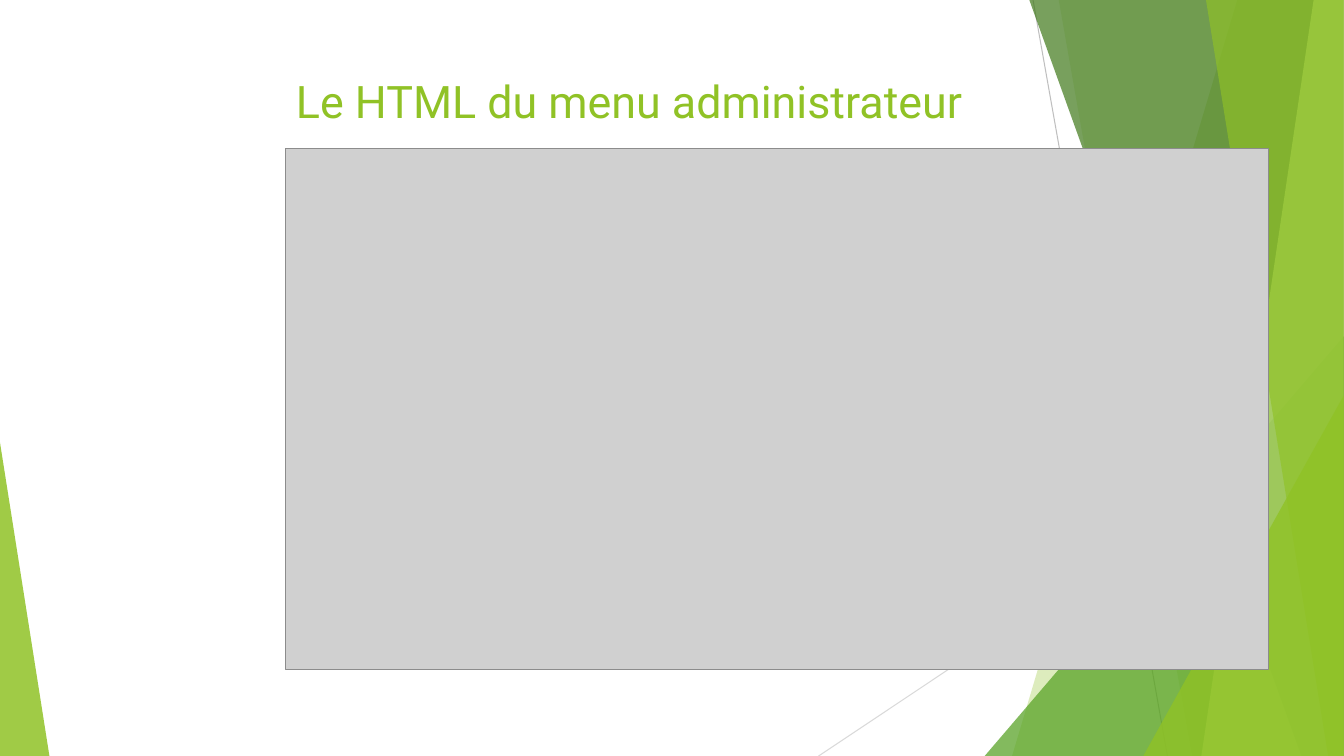
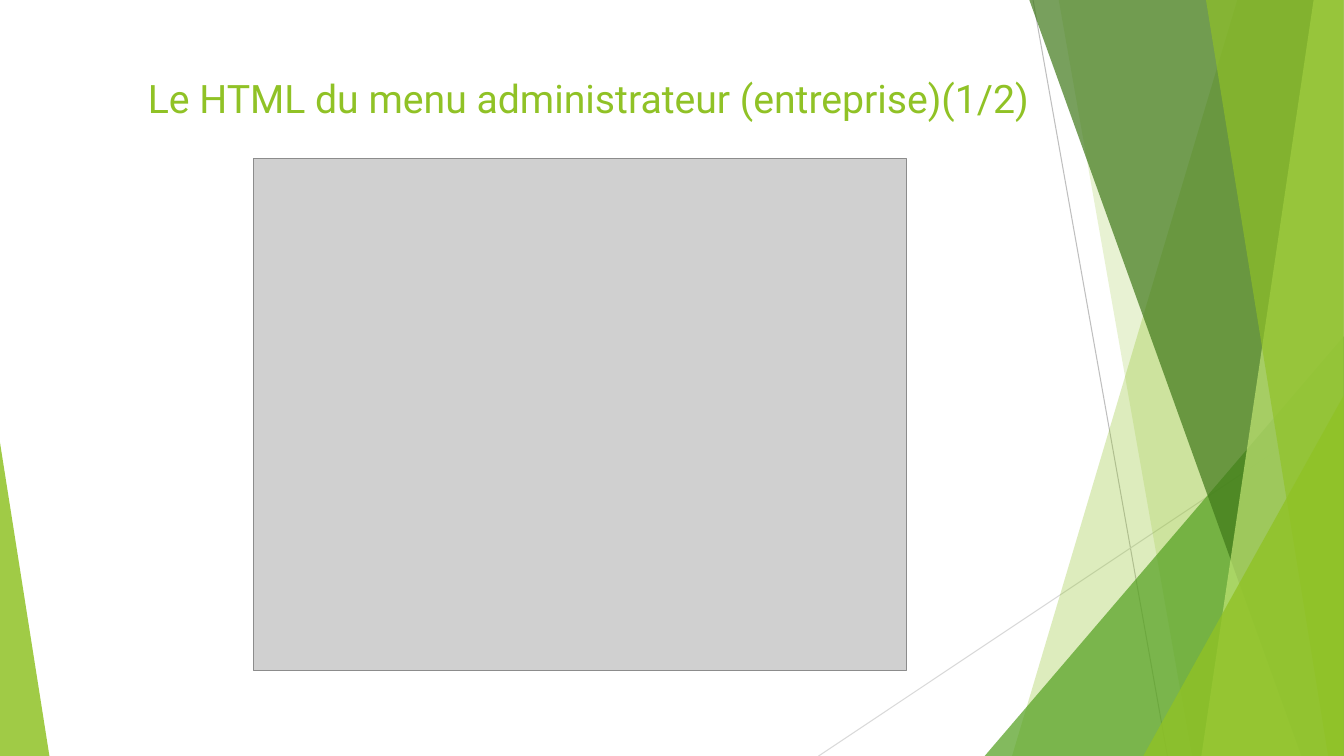
Before and after one commit to Kevin200122/DWWM, a slide deck: slide 25 of DossierProjetStage/DossierProjetBonus.odp (slide 14 before the commit). Drawn at 1344x756 pixels with LibreOffice and Linux fonts; fonts in the diff are those of the drawing; grey boxes stand for pictures. Boxes give left, top, right and bottom in pixels: in the first picture for what was removed or moved away, otherwise in the second. Text is boxed around its words. In the diff, an @@ line names an element or a change of style, - is before the commit and + after.

```diff
--- a/DossierProjetStage/DossierProjetBonus.odp
+++ b/DossierProjetStage/DossierProjetBonus.odp
@@ title at bbox=[148, 81, 1029, 122]: text changed; size 32 to 28 pt @@
-Le HTML du menu administrateur
+Le HTML du menu administrateur (entreprise)(1/2)
@@ picture: place and size @@
-picture at bbox=[286, 148, 1269, 669]
+picture at bbox=[253, 158, 906, 670]
```
Also in this commit, not shown: 9 other slides changed, 20 slides added, 6 slides removed, 2 other files.
